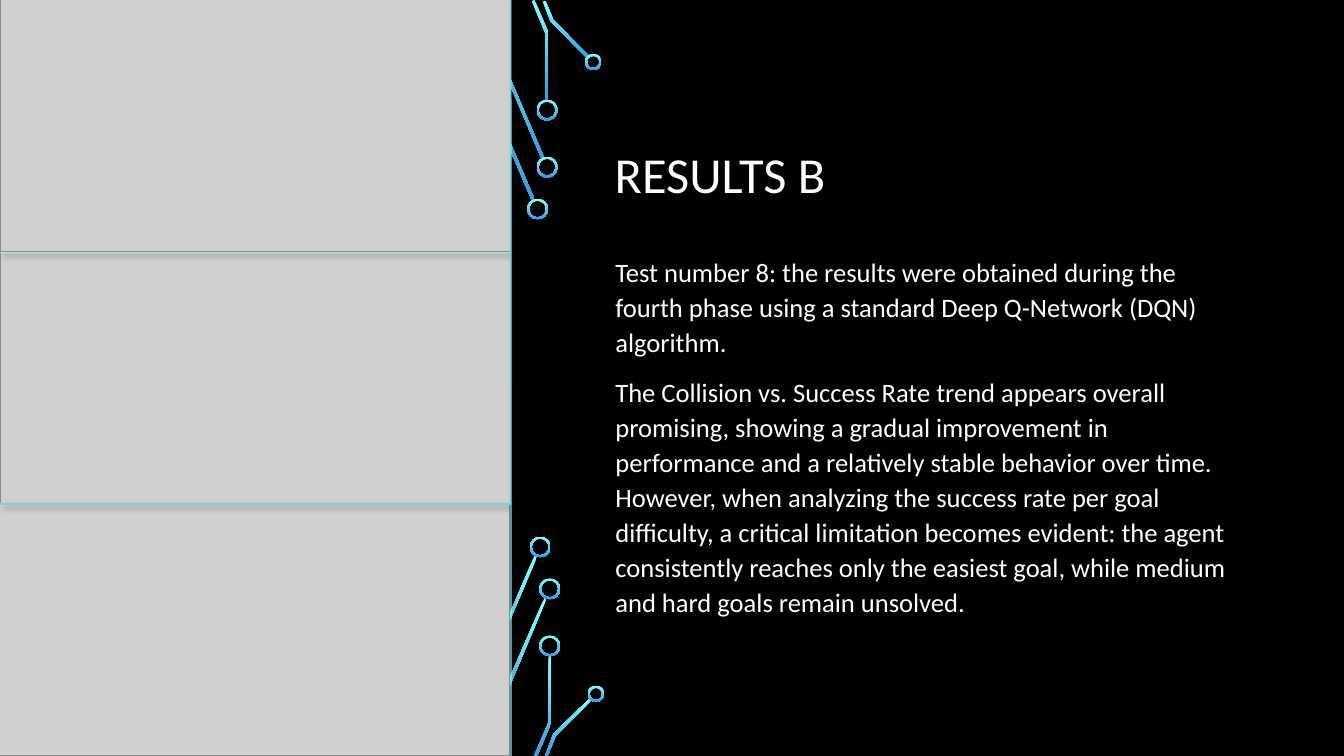
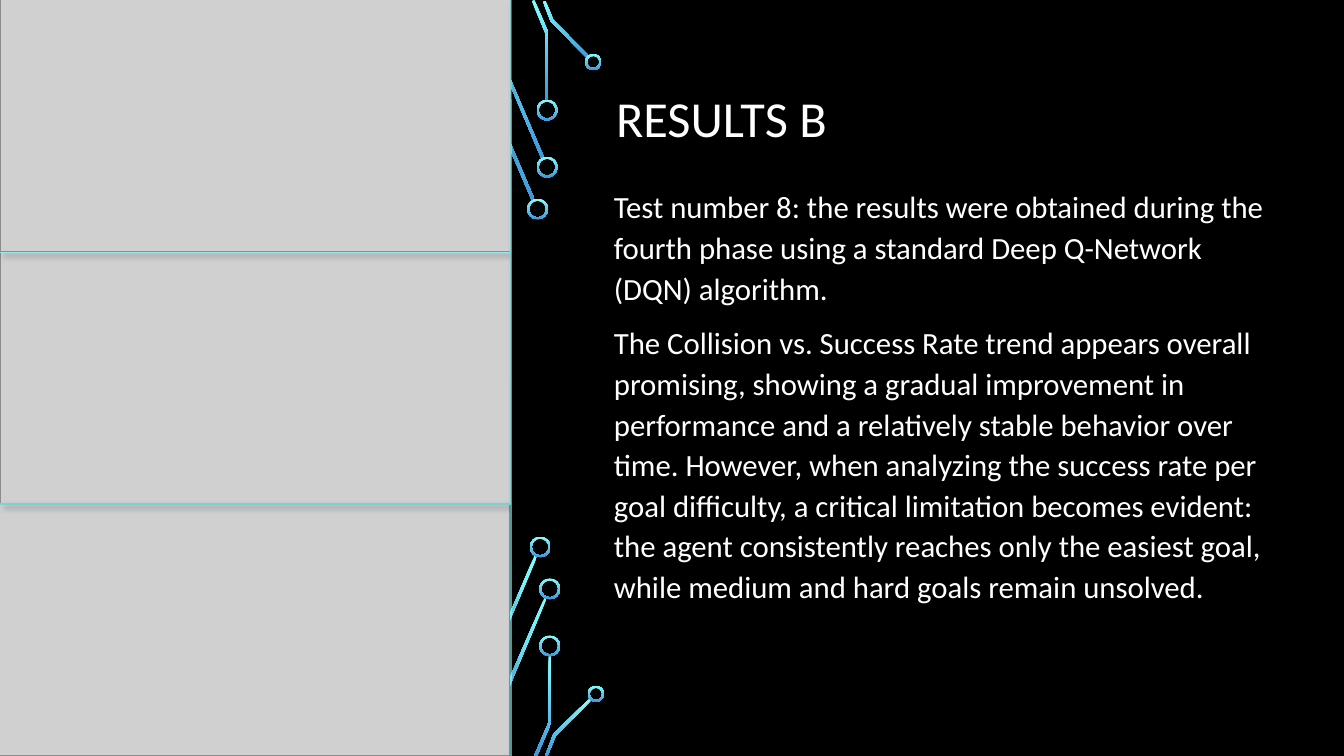
Before and after one commit to SSimuzzz/MobileRobotNavigation, a slide deck: slide 21 of Mini-Project/Group K Final Presentation_new.pptx. Drawn at 1344x756 pixels with LibreOffice and Linux fonts; fonts in the diff are those of the drawing; grey boxes stand for pictures; background and template pictures are left out. Boxes give left, top, right and bottom in pixels: in the first picture for what was removed or moved away, otherwise in the second. Text is boxed around its words. In the diff, an @@ line names an element or a change of style, - is before the commit and + after.

Commit message:
Add files via upload
correzione font

```diff
--- a/Mini-Project/Group K Final Presentation_new.pptx
+++ b/Mini-Project/Group K Final Presentation_new.pptx
@@ text "RESULTS B": place and size @@
-text "RESULTS B" at (615,160,825,194)
+text "RESULTS B" at (616,104,826,138)
@@ text "Test number 8: the results ...": place and size @@
-text "Test number 8: the results ..." at (615,263,1225,617)
+text "Test number 8: the results ..." at (614,196,1263,563)
@@ text "Test number 8: the results ..." at (614,196,1263,563): size 19 to 22 pt @@
```
Also in this commit, not shown: 4 other slides changed.
